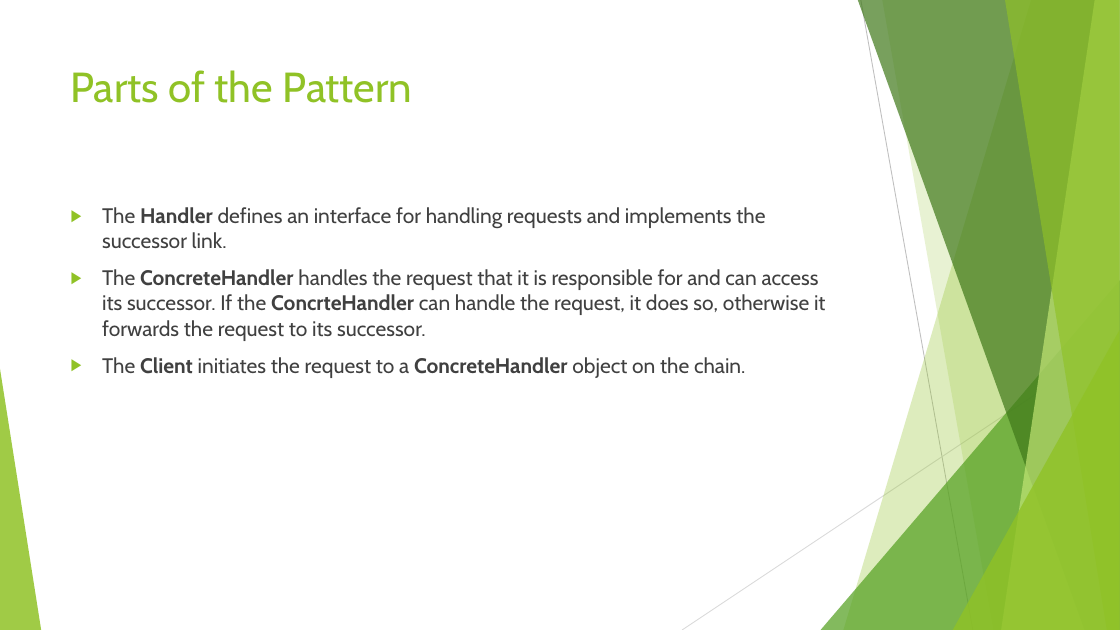
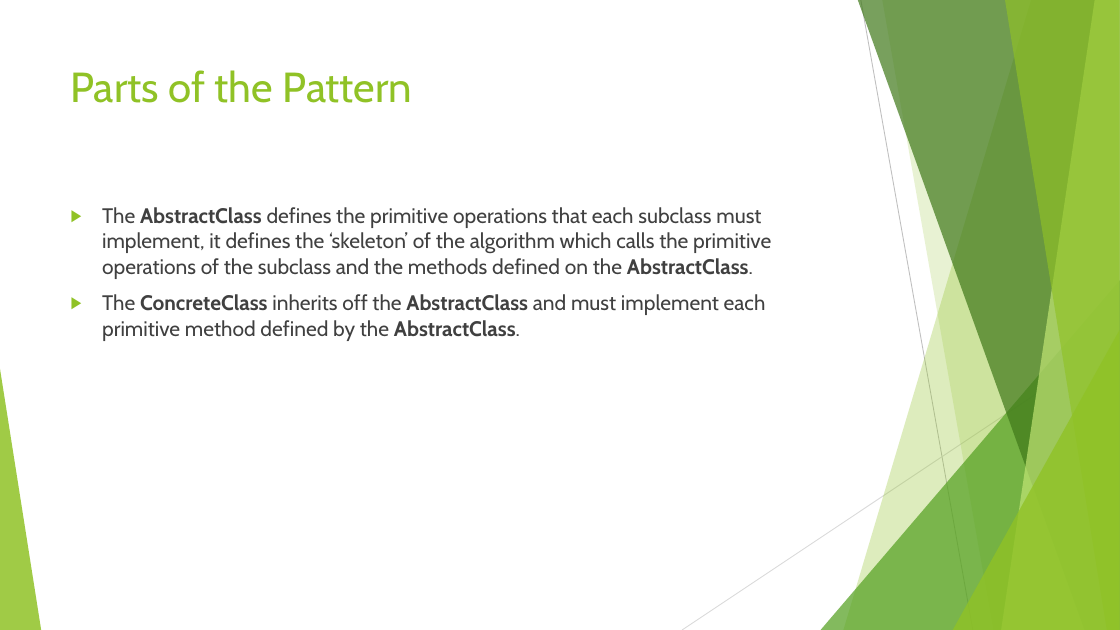
Before and after one commit to cmelende/Design-Patterns, a slide deck: slide 3 of Notes/Powerpoints/TemplateMethod.pptx (slide 4 before the commit). Drawn at 1120x630 pixels with LibreOffice and Linux fonts; fonts in the diff are those of the drawing. Boxes give left, top, right and bottom in pixels: in the first picture for what was removed or moved away, otherwise in the second. Text is boxed around its words. In the diff, an @@ line names an element or a change of style, - is before the commit and + after.

```diff
--- a/Notes/Powerpoints/TemplateMethod.pptx
+++ b/Notes/Powerpoints/TemplateMethod.pptx
@@ text at [102,207,771,341]: text changed @@
-▶ The Handler defines an interface for handling requests and implements the successor link.
-▶ The ConcreteHandler handles the request that it is responsible for and can access its successor. If the ConcrteHandler can handle the request, it does so, otherwise it forwards the request to its successor.
-▶ The Client initiates the request to a ConcreteHandler object on the chain.
+▶ The AbstractClass defines the primitive operations that each subclass must implement, it defines the ‘skeleton’ of the algorithm which calls the primitive operations of the subclass and the methods defined on the AbstractClass.
+▶ The ConcreteClass inherits off the AbstractClass and must implement each primitive method defined by the AbstractClass.
```
Also in this commit, not shown: 3 other slides changed, 1 slide added, 1 slide removed.
